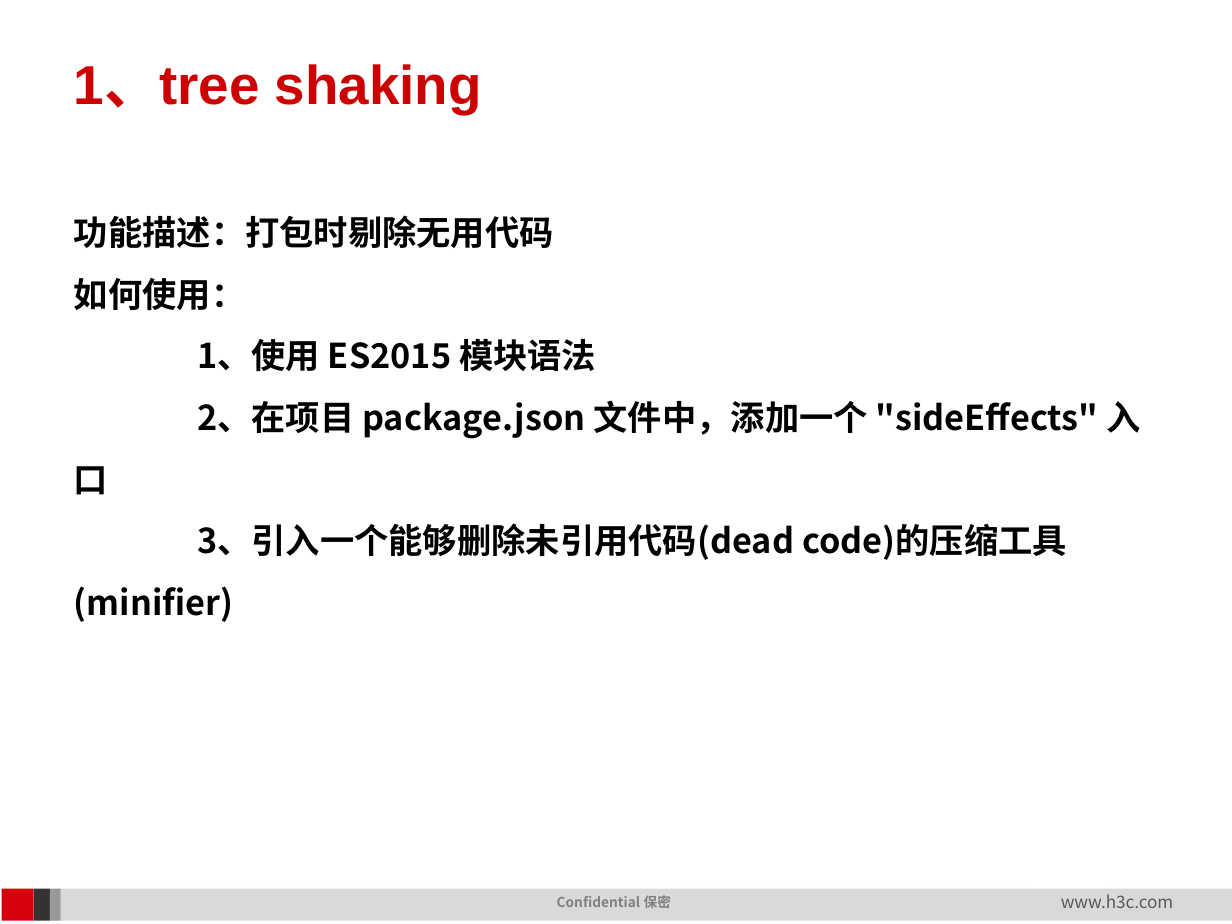
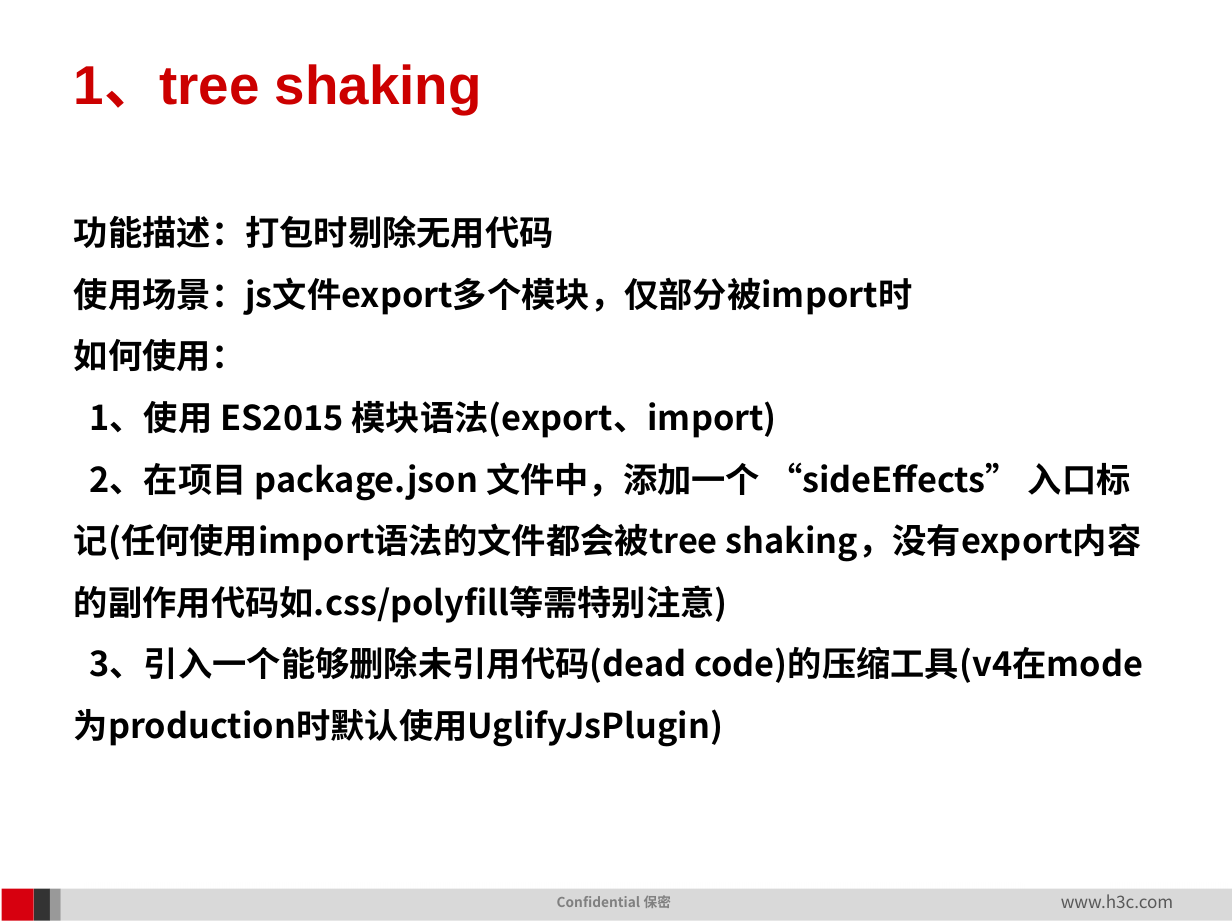
Before and after one commit to leez-bot/FE-Study, a slide deck: slide 18 of notes/webpack/webpack高级配置.pptx. Drawn at 1232x924 pixels with LibreOffice and Linux fonts; fonts in the diff are those of the drawing; background and template pictures are left out. Boxes give left, top, right and bottom in pixels: in the first picture for what was removed or moved away, otherwise in the second. Text is boxed around its words. In the diff, an @@ line names an element or a change of style, - is before the commit and + after.

Commit message:
添加部分内容

```diff
--- a/notes/webpack/webpack高级配置.pptx
+++ b/notes/webpack/webpack高级配置.pptx
@@ text at (74,277,912,315): paragraph added @@
+使用场景：js文件export多个模块，仅部分被import时
@@ text at (74,401,1143,683): text changed @@
-1、使用 ES2015 模块语法
-2、在项目 package.json 文件中，添加一个 "sideEffects" 入口
-3、引入一个能够删除未引用代码(dead code)的压缩工具(minifier)
+1、使用 ES2015 模块语法(export、import)
+2、在项目 package.json 文件中，添加一个 “sideEffects” 入口标记(任何使用import语法的文件都会被tree shaking，没有export内容的副作用代码如.css/polyfill等需特别注意)
+3、引入一个能够删除未引用代码(dead code)的压缩工具(v4在mode为production时默认使用UglifyJsPlugin)
```
Also in this commit, not shown: 10 other slides changed, 2 slides added, 11 other files.
